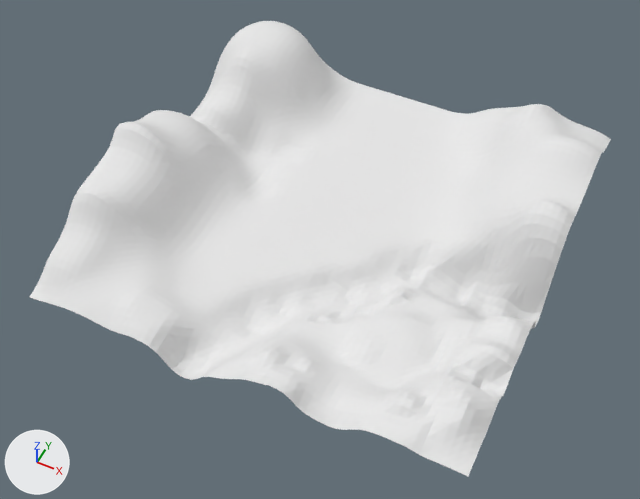
The Blender file res/medium_terrain.blend, before and after one commit.
The view is the same before and after, from a 50 mm camera at (162.0, -350.0, 407.0) aimed at (-4.0, -17.0, -9.0). The lights are fixed; the arrows at lower left show +X, +Y and +Z.
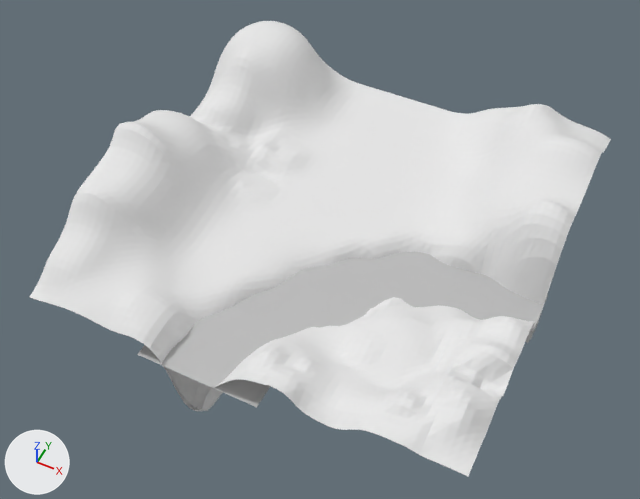
The newer file is also turned or shifted as a whole; pictures and numbers use the older file's frame.

Edits to the bpy script that builds the scene:
```text
Add mat_terrain:
    mat_terrain = principled_material('terrain')
    mat_terrain.base_color = (0.5, 0.5, 0.5)  # grey #bcbcbc
Change me_plane_001:
    used by ob_plane; location = (-0.3, 0.3, 0.0); scale = (135.0, 135.0, 135.0)
    remove me_plane_001.from_pydata(...)  # 4225 vertices, 4096 faces; spans x -1.0..1.0, y -1.0..1.0, z -0.19..0.43
    add me_plane_001.from_pydata(...)  # 4225 vertices, 4096 faces; spans x -1.0..1.0, y -1.0..1.0, z -0.38..0.43
    me_plane_001 part 1: 715 of 4225 vertices moved; they spanned x -0.41..1.0, y -1.0..0.12, z -0.19..0.09 and now span x -0.41..1.0, y -1.0..0.12, z -0.38..0.08; mean shift (0.0, 0.0, -0.12); largest move (0.19, -0.22, -0.03) -> (0.19, -0.22, -0.32)
    me_plane_001 part 2: 175 of 4225 vertices moved; they spanned x -0.78..-0.31, y -0.06..0.44, z -0.04..0.14 and now span x -0.78..-0.31, y -0.06..0.44, z -0.01..0.16; mean shift (0.0, 0.0, 0.04); largest move (-0.53, 0.25, -0.04) -> (-0.53, 0.25, 0.07)
Add me_plane:
    me_plane.from_pydata([(-1.51, 0.95, -0.02), (1.66, 0.95, -0.02), (1.11, 4.63, 0.0), (2.98, 3.12, 0.0), (4.47, 6.33, 0.0), (4.6, 3.93, 0.0), (6.48, 5.7, 0.0), (6.49, 4.11, 0.0), (-1.52, -0.28, 0.0), (1.65, -0.28, 0.0)], [], [(0, 1, 3, 2), (2, 3, 5, 4), (4, 5, 7, 6), (1, 0, 8, 9)])
    me_plane.materials.append(mat_terrain)  # grey #bcbcbc
Add ob_plane_001:
    ob_plane_001 = bpy.data.objects.new('Plane.001', me_plane)
    ob_plane_001.location = (-23.9, -128.4, -8.9)
    ob_plane_001.scale = (24.5, 24.5, 24.5)
```

Boxes [x1, y1, x2, y2] around the edits, measured in the pictures (640 x 499 px; the box of a moved part takes in the faces that stretch with it):
'Plane.001', added
    after: [137, 252, 548, 407]
part 1 of me_plane_001, moved or reshaped
    before: [136, 226, 557, 380]
    after: [136, 226, 557, 411]
part 2 of me_plane_001, moved or reshaped
    before: [203, 114, 322, 211]
    after: [205, 114, 322, 210]
